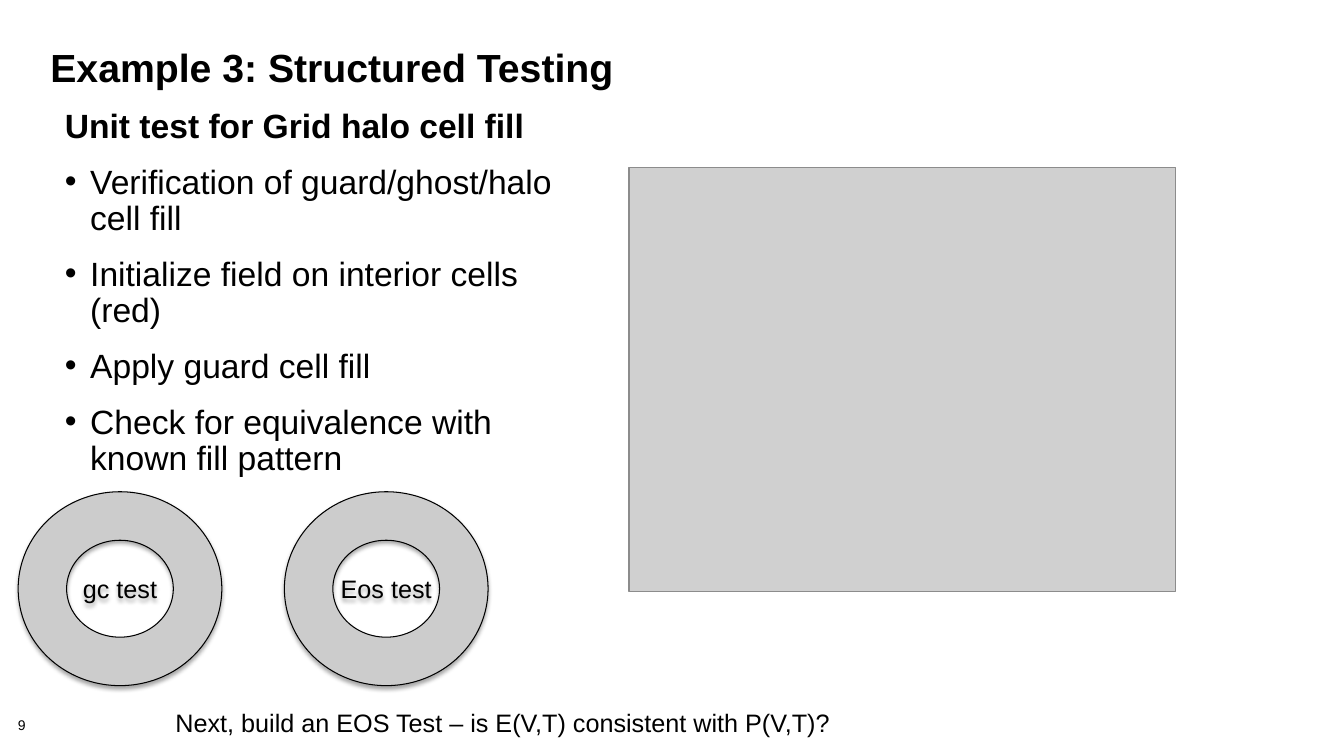
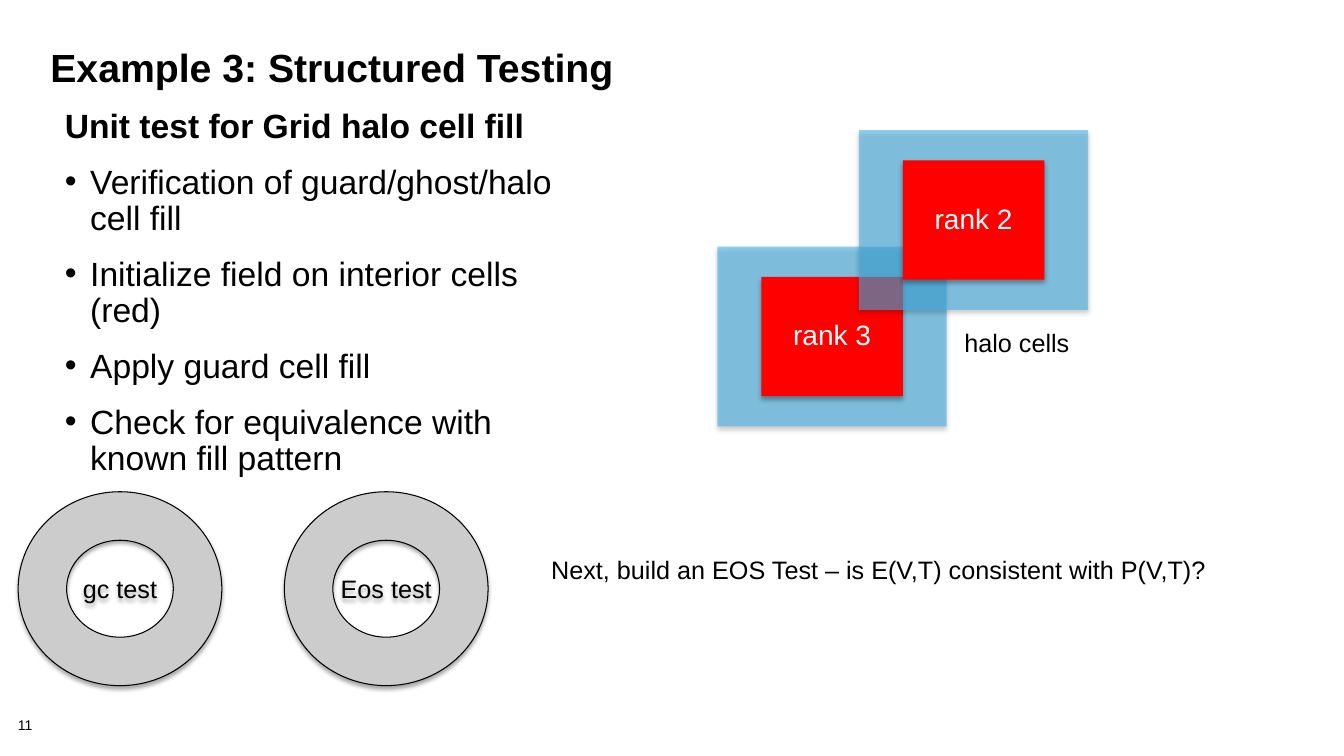
Before and after one commit to bssw-tutorial/presentations, a slide deck: slide 11 of testing-advanced.pptx (slide 9 before the commit). Drawn at 1344x756 pixels with LibreOffice and Linux fonts; fonts in the diff are those of the drawing; grey boxes stand for pictures; background and template pictures are left out. Boxes give left, top, right and bottom in pixels: in the first picture for what was removed or moved away, otherwise in the second. Text is boxed around its words. In the diff, an @@ line names an element or a change of style, - is before the commit and + after.

Commit message:
advanced testing reworked for SC21

```diff
--- a/testing-advanced.pptx
+++ b/testing-advanced.pptx
@@ rectangle added at bbox=[859, 130, 1088, 310], fill #43B1E5 at 58% opacity @@
@@ picture removed at bbox=[629, 167, 1176, 592] @@
@@ rectangle added at bbox=[902, 160, 1045, 279], fill #FF0000, 20 pt, text #FFFFFF @@
+rank 2
@@ rectangle added at bbox=[717, 247, 946, 426], fill #43B1E5 at 58% opacity @@
@@ rectangle added at bbox=[761, 277, 903, 396], fill #FF0000, 20 pt, text #FFFFFF @@
+rank 3
@@ text added at bbox=[964, 333, 1069, 353], 18 pt, text #000000 @@
+halo cells
@@ text "Next, build an EOS Test ...": place and size @@
-text "Next, build an EOS Test ..." at bbox=[175, 713, 829, 737]
+text "Next, build an EOS Test ..." at bbox=[551, 560, 1205, 585]
@@ page number at bbox=[18, 720, 33, 730]: text changed @@
-9
+11
```
Also in this commit, not shown: 4 other slides changed, 2 slides added.
